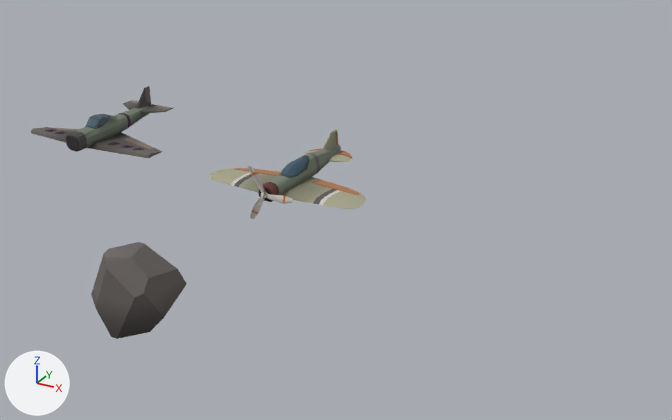
Renders of the Blender file quadset.blend from each side of a commit.
Camera for both pictures: a camera (50 mm lens) standing at (5.3, -5.79, 4.05) and looking at (0.44, 3.04, -0.37). Every picture has the same lights, and +X, +Y and +Z are marked at lower left. The same objects are shown in both versions, whatever each file hides.

Names of what the first picture shows: 'fighter-plane-1', 'fighter-plane-2', 'rock-1'.
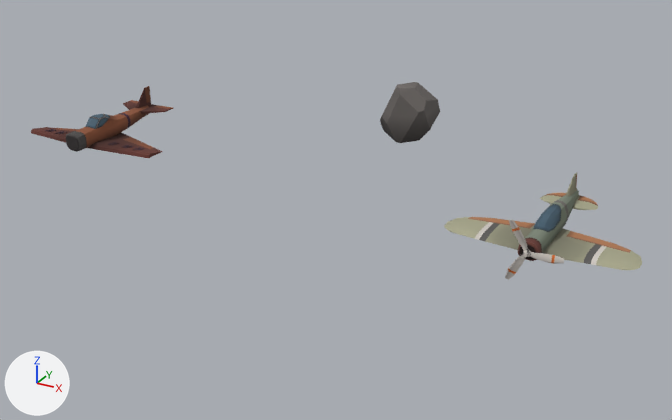
What the commit changed:
me_fighter_plane_2 has 205 vertices, 163 faces and spans x 0.0..1.0, y -0.63..0.97, z -0.03..0.43.
me_fighter_plane_2 is used by ob_fighter_plane_2; location (-3.0, 3.0, 0.0).
me_fighter_plane_2 part 1: texture (UV) coordinates of 86 of 163 faces, centred in x 0.0..1.0, y -0.44..0.96, z -0.03..0.43, changed; they spanned u 0.13..0.33, v 0.91..0.92 and now span u 0.1..0.15, v 0.98..0.98.
Object 'fighter-plane-1' (ob_fighter_plane_1) moves from (0.025, 3.0, 0.0) to (3.025, 3.0, -0.001).
Object 'rock-1' (ob_rock_1) moves from (0.0, 0.0, 0.0) to (0.0, 6.0, 0.0).

Location of each change, (x1, y1, x2, y2) in pixels of the pictures (672 x 420 px):
'fighter-plane-1', moved
    before: (209, 130, 366, 209)
    after: (444, 173, 642, 270)
'rock-1', moved
    before: (91, 242, 187, 339)
    after: (380, 82, 440, 143)
'propeller-blade-1', moved
    before: (267, 194, 292, 203)
    after: (530, 252, 564, 264)
'propeller-blade-2', moved
    before: (250, 197, 264, 219)
    after: (505, 254, 526, 280)
'propeller-blade-3', moved
    before: (248, 166, 265, 193)
    after: (509, 219, 528, 250)
'propeller', moved
    before: (261, 191, 268, 199)
    after: (523, 249, 531, 258)
part 1 of me_fighter_plane_2, surface changed (grey to brown)
    both: (31, 86, 173, 158)
